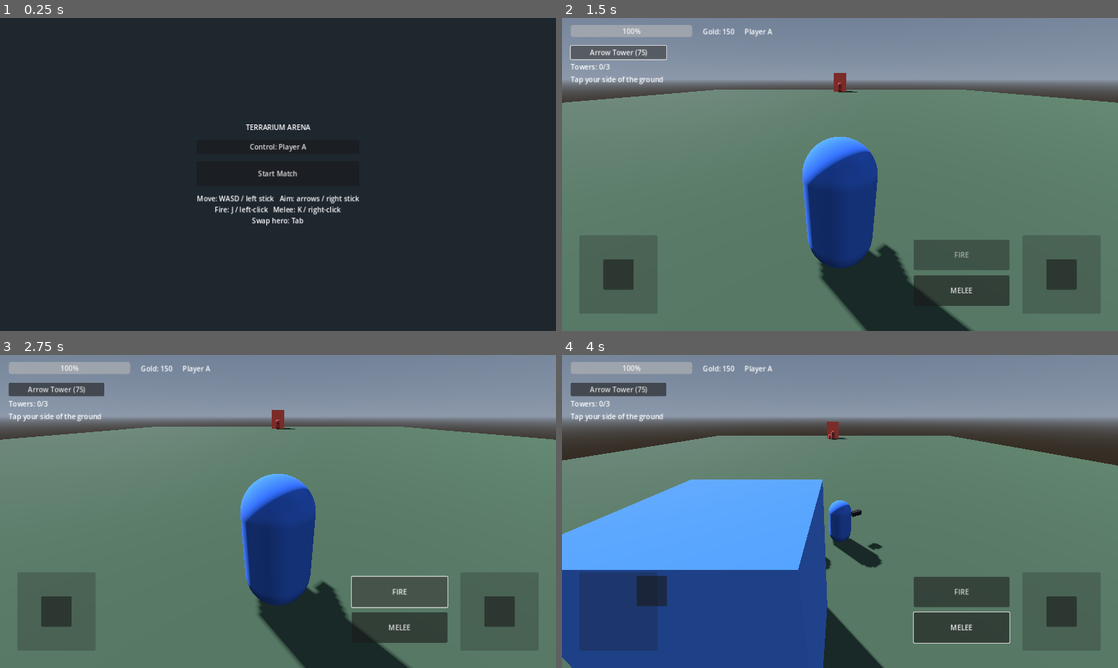
Above: before the commit, frames 1-4 (two rows, left to right).
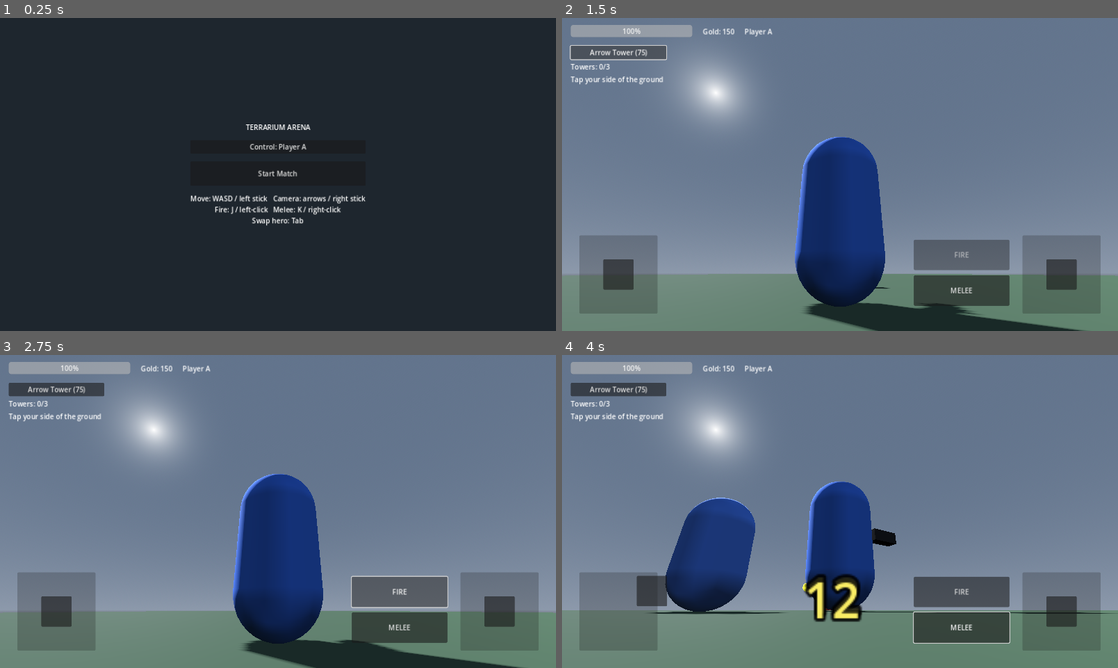
Above: after the commit, the same moments.

Repository: KevinFrazier/TerrariumGame
Game: Godot game, scene res://scenes/ui/lobby.tscn
Two runs of this game, one before a commit and one after it. Both use one fixed random seed, a clock stepped at 60 frames per second and the inputs below.
Inputs (mouse positions are in pixels of both pictures, inside the frame that each line leads up to):
- Up to frame 1 (0.25 s): no input
- Up to frame 2 (1.5 s): click "Start Match" at 0.5 s; click "Arrow Tower (75)" at 1.25 s
- Up to frame 3 (2.75 s): click "FIRE" at 2 s
- Up to frame 4 (4 s): click "MELEE" at 2.75 s; drag from (617, 611) to (895, 442) at 3.52 s

The runs differ from the first frame. In frame 1, 0.4% of the frame differs, in the area x 34-66%, y 56-60%; in frame 2, 68%; in frame 3, 67%; in frame 4, 79%, in the area x 0-100%, y 4-100%.

Commit message:
Add floating damage numbers and orbiting aim camera
- DamagePopup: temporary rising/fading Label3D spawned by HealthComponent
  whenever any entity takes damage
- Repurpose the right/aim stick to orbit the camera (yaw + pitch) around the
  hero; hero now faces its movement direction and fires where the camera looks

Diff:
--- a/scenes/ui/lobby.tscn
+++ b/scenes/ui/lobby.tscn
@@ -48,7 +48,7 @@
 
 [node name="Hint" type="Label" parent="Center/VBox"]
 layout_mode = 2
-text = "Move: WASD / left stick   Aim: arrows / right stick
+text = "Move: WASD / left stick   Camera: arrows / right stick
 Fire: J / left-click   Melee: K / right-click
 Swap hero: Tab"
 horizontal_alignment = 1
--- /dev/null
+++ b/scripts/effects/damage_popup.gd
@@ -0,0 +1,39 @@
+class_name DamagePopup
+extends Label3D
+## Temporary floating damage number. Spawned by HealthComponent whenever an
+## entity takes damage; rises, fades, and frees itself.
+
+@export var rise_speed: float = 1.6
+@export var lifetime_sec: float = 0.8
+@export var drift: float = 0.6
+
+var _age: float = 0.0
+var _vel: Vector3 = Vector3.ZERO
+
+## Spawns a popup into `world_parent` (use the current scene so it outlives the
+## victim) at `world_pos`, showing `amount`.
+static func spawn(world_parent: Node, world_pos: Vector3, amount: float, color: Color = Color(1, 0.95, 0.4)) -> void:
+	if world_parent == null:
+		return
+	var popup := DamagePopup.new()
+	popup.text = str(roundi(amount))
+	popup.modulate = color
+	world_parent.add_child(popup)
+	popup.global_position = world_pos + Vector3(randf_range(-0.4, 0.4), 0.0, randf_range(-0.4, 0.4))
+
+func _ready() -> void:
+	billboard = BaseMaterial3D.BILLBOARD_ENABLED
+	no_depth_test = true
+	fixed_size = true
+	font_size = 48
+	outline_size = 12
+	outline_modulate = Color(0, 0, 0, 0.9)
+	render_priority = 10
+	_vel = Vector3(drift * randf_range(-1.0, 1.0), rise_speed, drift * randf_range(-1.0, 1.0))
+
+func _process(delta: float) -> void:
+	_age += delta
+	global_position += _vel * delta
+	modulate.a = clampf(1.0 - _age / lifetime_sec, 0.0, 1.0)
+	if _age >= lifetime_sec:
+		queue_free()
--- a/scripts/entities/hero.gd
+++ b/scripts/entities/hero.gd
@@ -1,9 +1,10 @@
 class_name Hero
 extends CharacterBody3D
-## Player-controlled hero. Twin-stick: left stick moves (camera-relative),
-## right stick aims facing. Fire shoots a projectile toward the aim direction
-## (assisted toward the nearest enemy via the shared Targeter); melee sweeps a
-## short arc in front. Only the `controlled` hero reads input and owns the camera.
+## Player-controlled hero. Twin-stick: left stick moves (camera-relative), right
+## stick orbits the camera around the hero. The hero faces its movement
+## direction; fire shoots where the camera looks (assisted toward the nearest
+## enemy via the shared Targeter). Only the `controlled` hero reads input and
+## owns the camera.
 
 @export var team: Team.Id = Team.Id.A
 @export var move_speed: float = 7.0
@@ -14,6 +15,13 @@
 @export var respawn_delay_sec: float = 4.0
 @export var projectile_scene: PackedScene = preload("res://scenes/entities/projectile.tscn")
 
+@export_group("Camera Orbit")
+@export var cam_yaw_speed: float = 2.6       ## radians/sec from aim stick x
+@export var cam_pitch_speed: float = 1.8     ## radians/sec from aim stick y
+@export var cam_pitch_min: float = 0.05      ## near level
+@export var cam_pitch_max: float = 1.2       ## steep top-down
+@export var cam_pitch_start: float = 0.45    ## ~26 degrees, default tilt
+
 var controlled: bool = false
 
 # Per-frame intent, written by the HUD (touch) and merged with keyboard below.
@@ -21,6 +29,8 @@
 var _stick_aim := Vector2.ZERO
 
 var _facing := Vector3.FORWARD
+var _cam_yaw := 0.0
+var _cam_pitch := 0.45
 var _fire_timer := 0.0
 var _melee_timer := 0.0
 var _spawn_transform: Transform3D
@@ -47,6 +57,8 @@
 	melee_area.monitoring = true
 	health.died.connect(_on_died)
 	_apply_team_tint()
+	_cam_pitch = cam_pitch_start
+	camera_pivot.rotation = Vector3(_cam_pitch, _cam_yaw, 0.0)
 	_set_camera_active(controlled)
 
 func _apply_team_tint() -> void:
@@ -92,9 +104,13 @@
 	var move_in := _gather_move()
 	var aim_in := _gather_aim()
 
+	# Right stick orbits the camera around the hero (yaw + pitch).
+	_orbit_camera(aim_in, delta)
+
+	# Movement is relative to the (now updated) camera orientation. The camera
+	# looks down its local -Z, so "into screen" is -basis.z; the stick's y is
+	# negative for forward, making basis.z * y resolve to into-screen movement.
 	var basis_xform := camera.global_transform.basis if camera else global_transform.basis
-	# Camera looks down its local -Z, so "into screen" is -basis.z. The stick's
-	# y is negative for forward, so basis.z * y resolves to into-screen movement.
 	var cam_forward := basis_xform.z
 	cam_forward.y = 0.0
 	cam_forward = cam_forward.normalized()
@@ -114,16 +130,10 @@
 		velocity.y = 0.0
 	move_and_slide()
 
-	# Facing: aim stick wins, else movement direction.
-	var face_src := Vector3.ZERO
-	if aim_in.length_squared() > 0.01:
-		face_src = cam_right * aim_in.x + cam_forward * aim_in.y
-	elif move_dir.length_squared() > 0.01:
-		face_src = move_dir
-	if face_src.length_squared() > 0.001:
-		_facing = face_src.normalized()
-		var target_yaw := atan2(_facing.x, _facing.z)
-		body.rotation.y = lerp_angle(body.rotation.y, target_yaw, turn_speed * delta)
+	# Hero faces its movement direction (firing temporarily overrides this).
+	if move_dir.length_squared() > 0.01:
+		_facing = move_dir.normalized()
+	_apply_facing(delta)
 
 	if controlled:
 		if Input.is_action_pressed("fire"):
@@ -131,18 +141,43 @@
 		if Input.is_action_just_pressed("melee"):
 			melee()
 
+# --- camera / facing -------------------------------------------------------
+func _orbit_camera(aim_in: Vector2, delta: float) -> void:
+	if aim_in.length_squared() > 0.0001:
+		_cam_yaw -= aim_in.x * cam_yaw_speed * delta
+		_cam_pitch = clampf(_cam_pitch + aim_in.y * cam_pitch_speed * delta, cam_pitch_min, cam_pitch_max)
+	camera_pivot.rotation = Vector3(_cam_pitch, _cam_yaw, 0.0)
+
+func _apply_facing(delta: float) -> void:
+	if _facing.length_squared() < 0.0001:
+		return
+	var target_yaw := atan2(_facing.x, _facing.z)
+	body.rotation.y = lerp_angle(body.rotation.y, target_yaw, turn_speed * delta)
+
+## Horizontal direction the camera is looking, used as the default aim.
+func _camera_look_dir() -> Vector3:
+	if camera == null:
+		return _facing
+	var look := -camera.global_transform.basis.z
+	look.y = 0.0
+	if look.length_squared() < 0.0001:
+		return _facing
+	return look.normalized()
+
 # --- abilities (also called by HUD buttons) --------------------------------
 func fire() -> void:
 	if _fire_timer > 0.0 or health.is_dead() or projectile_scene == null:
 		return
 	_fire_timer = fire_cooldown_sec
-	var shot_dir := _facing
-	var target := targeter.nearest_in_direction(_facing)
+	var look := _camera_look_dir()
+	var shot_dir := look
+	var target := targeter.nearest_in_direction(look)
 	if target != null:
 		var to_target := target.global_position - muzzle.global_position
 		to_target.y = 0.0
 		if to_target.length_squared() > 0.001:
 			shot_dir = to_target.normalized()
+	_facing = shot_dir  # turn to face the shot
 	var p := projectile_scene.instantiate() as Projectile
 	get_tree().current_scene.add_child(p)
 	p.global_position = muzzle.global_position
--- a/scripts/systems/health_component.gd
+++ b/scripts/systems/health_component.gd
@@ -10,6 +10,8 @@
 
 @export var max_hp: float = 100.0
 @export var invulnerable: bool = false
+@export var popup_height: float = 2.2  ## height above the host to float damage numbers
+@export var show_damage_numbers: bool = true
 
 var current_hp: float
 var _dead: bool = false
@@ -21,6 +23,7 @@
 	if _dead or invulnerable or amount <= 0.0:
 		return
 	current_hp = maxf(current_hp - amount, 0.0)
+	_spawn_popup(amount)
 	damaged.emit(amount, source)
 	health_changed.emit(current_hp, max_hp)
 	if current_hp <= 0.0:
@@ -41,5 +44,14 @@
 func is_dead() -> bool:
 	return _dead
 
+func _spawn_popup(amount: float) -> void:
+	if not show_damage_numbers or not is_inside_tree():
+		return
+	var host := get_parent() as Node3D
+	var scene := get_tree().current_scene
+	if host == null or scene == null:
+		return
+	DamagePopup.spawn(scene, host.global_position + Vector3.UP * popup_height, amount)
+
 func fraction() -> float:
 	return current_hp / max_hp if max_hp > 0.0 else 0.0
